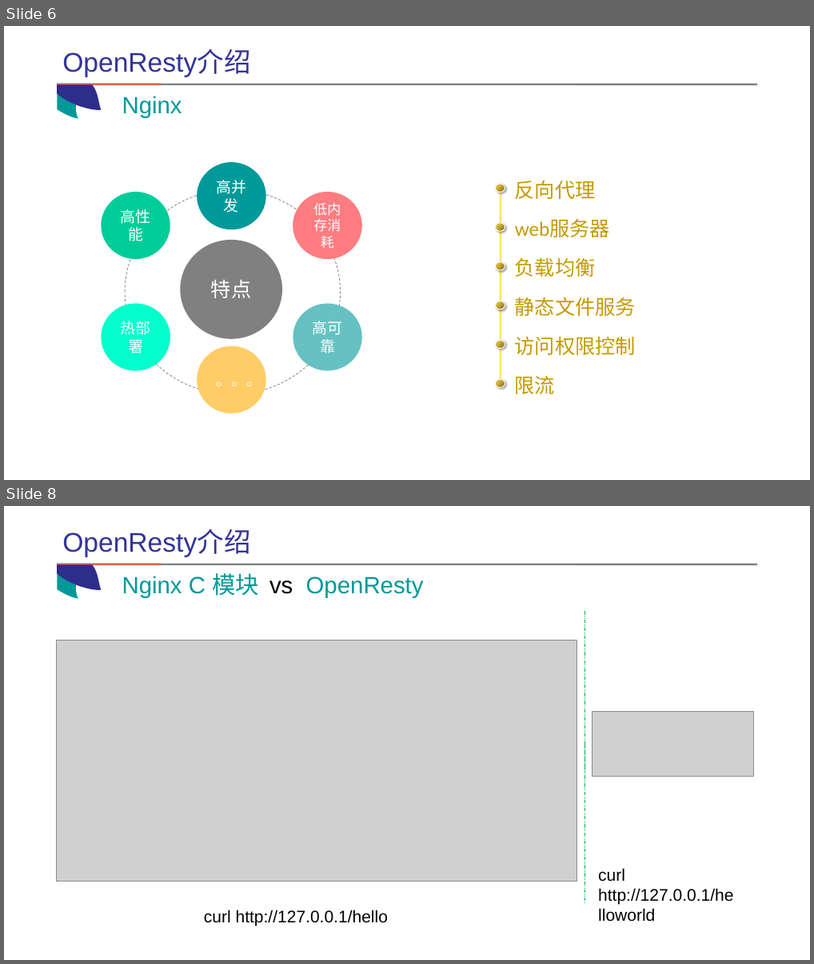
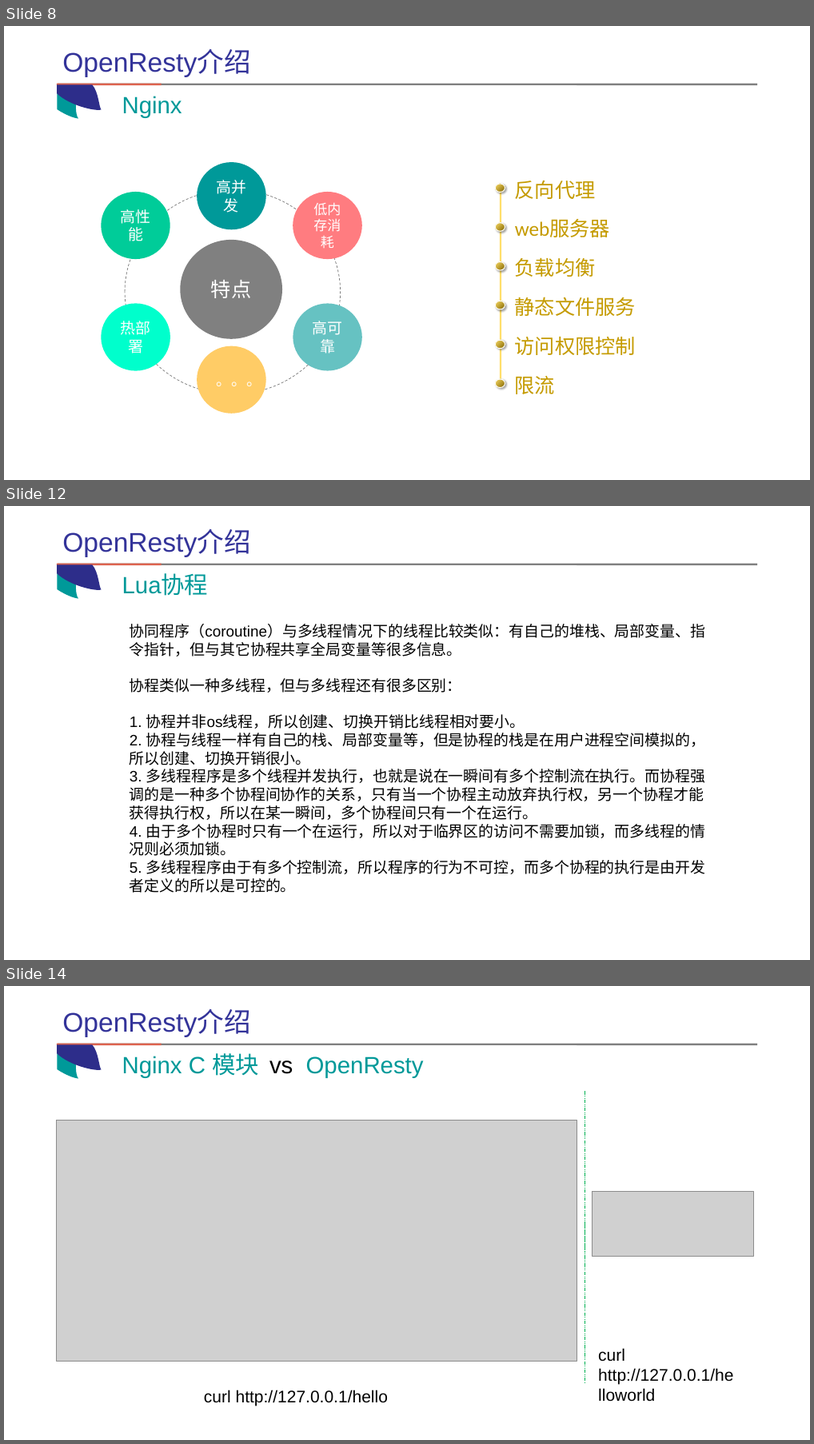
Before and after one commit to coder-zhuyu/OpenResty-share, a slide deck: openresty-share.pptx. Shown one above the other, each under a label of ours: slides 6 and 8 before the commit, slides 8, 12 and 14 after it; the slides between them are not shown. The pictures are 814x964 and 814x1444 pixels, drawn with LibreOffice and Linux fonts; fonts in the diff are those of the drawing; grey boxes stand for pictures. Boxes give left, top, right and bottom in pixels: in the first picture for what was removed or moved away, otherwise in the second. Text is boxed around its words. In the diff, an @@ line names an element or a change of style, - is before the commit and + after.

```diff
--- a/openresty-share.pptx
+++ b/openresty-share.pptx
@@ slide 12 added at [4, 506, 810, 960], background #FFFFFF @@
@@ text added at [62, 530, 250, 557], 32 pt, text #333399 @@
+OpenResty介绍
@@ line added from (57, 564) to (162, 564), #DD634F 2.25 pt @@
@@ freeform shape added at [57, 565, 80, 599], fill #009999 @@
@@ freeform shape added at [57, 564, 101, 590], fill #2D2D8A @@
@@ line added from (58, 564) to (758, 564), #808080 2.25 pt @@
@@ text added at [122, 574, 209, 596], 28 pt, text #009999 @@
+Lua协程
@@ text added at [130, 624, 706, 892], 18 pt, text #000000 @@
+协同程序（coroutine）与多线程情况下的线程比较类似：有自己的堆栈、局部变量、指令指针，但与其它协程共享全局变量等很多信息。
+协程类似一种多线程，但与多线程还有很多区别：
+1. 协程并非os线程，所以创建、切换开销比线程相对要小。
+2. 协程与线程一样有自己的栈、局部变量等，但是协程的栈是在用户进程空间模拟的，所以创建、切换开销很小。
+3. 多线程程序是多个线程并发执行，也就是说在一瞬间有多个控制流在执行。而协程强调的是一种多个协程间协作的关系，只有当一个协程主动放弃执行权，另一个协程才能获得执行权，所以在某一瞬间，多个协程间只有一个在运行。
+4. 由于多个协程时只有一个在运行，所以对于临界区的访问不需要加锁，而多线程的情况则必须加锁。
+5. 多线程程序由于有多个控制流，所以程序的行为不可控，而多个协程的执行是由开发者定义的所以是可控的。
@@ what was slide 6 is now slide 8 @@
@@ what was slide 8 is now slide 14 @@
```
Also in this commit, not shown: 13 slides changed, 9 other slides added, 14 other files.
